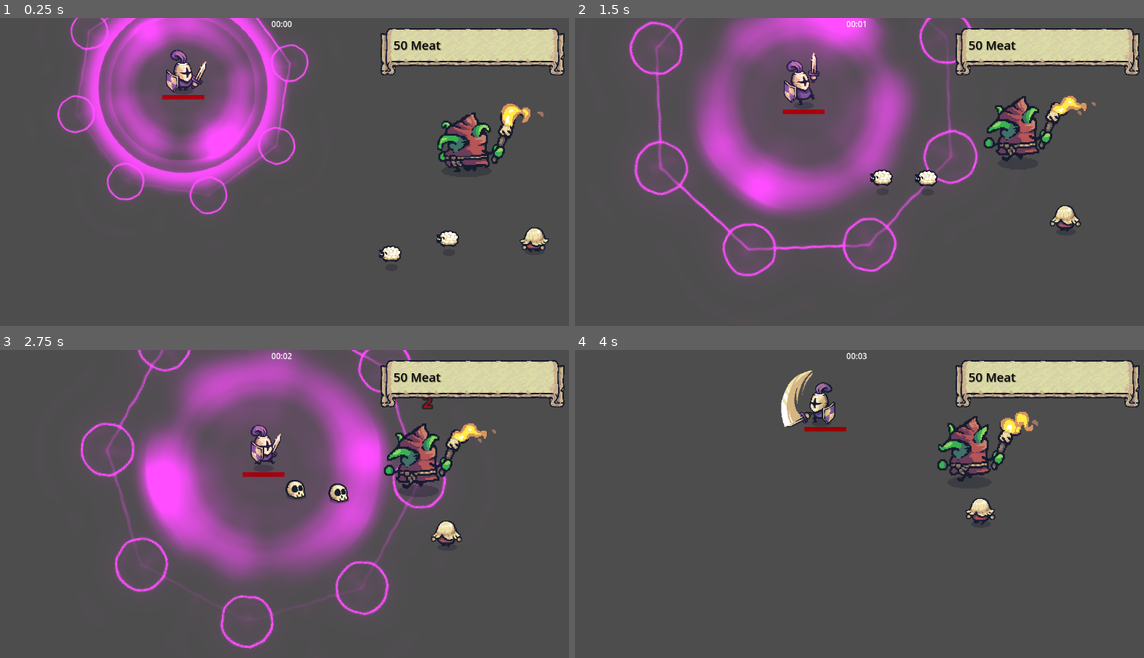
Above: before the commit, frames 1-4 (two rows, left to right).
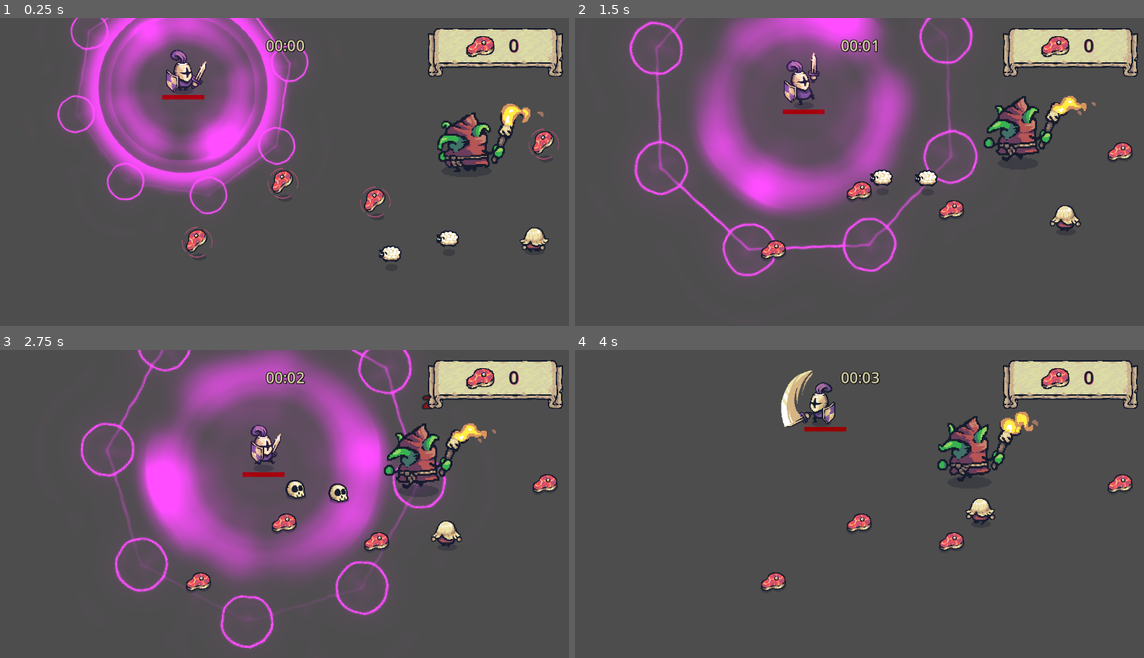
Above: after the commit, the same moments.

Repository: eugeniodomi/Bootcamp-Santander-DIO
Game: Godot game, scene res://test_scenes/test_ui.tscn
Two runs of this game, one before a commit and one after it. Both use one fixed random seed, a clock stepped at 60 frames per second and the inputs below. The project has no main scene, so this scene is started directly.
Inputs (mouse positions are in pixels of both pictures, inside the frame that each line leads up to):
- Up to frame 1 (0.25 s): no input
- Up to frame 2 (1.5 s): move the mouse to (984, 165) at 0.52 s; hold D (move_right) 0.53-1.28 s; click (984, 165) at 0.6 s; move the mouse to (740, 196) at 1.27 s; hold S (move_down) from 1.28 s (still down); click (740, 196) at 1.35 s
- Up to frame 3 (2.75 s): move the mouse to (341, 442) at 2.02 s; release S (move_down) at 2.03 s; hold D (move_right) from 2.03 s (still down); click (341, 442) at 2.1 s
- Up to frame 4 (4 s): move the mouse to (825, 577) at 2.77 s; release D (move_right) at 2.78 s; hold W (move_up) 2.78-3.53 s; click (825, 577) at 2.85 s; move the mouse to (1030, 562) at 3.52 s; hold A (move_left) from 3.53 s (still down); click (1030, 562) at 3.6 s

The runs differ from the first frame. In frame 1, 3.6% of the frame differs, in the area x 31-100%, y 0-78%; in frame 2, 3.5%; in frame 3, 3.5%; in frame 4, 3.4%.

Commit message:
feature: meat_collect
Coleta de itens implementada, marcando a mesma em um box dentro do game (no caso, meat).

Diff:
--- a/UI/game_ui.gd
+++ b/UI/game_ui.gd
@@ -4,7 +4,11 @@
 @onready var meat_label: Label = %MeatLabel
 
 var time_elapsed: float = 0.0
+var meat_counter: int = 0
 
+func _ready():
+	GameManager.player.meat_collected.connect(on_meat_collected)
+	meat_label.text = str(meat_counter)
 
 func _process(delta: float): #timer
 	time_elapsed += delta
@@ -13,3 +17,7 @@
 	var minutes: int = time_elapsed_in_seconds / 60
 
 	timer_label.text = "%02d:%02d" % [minutes, seconds]
+
+func on_meat_collected(regeneration_value:int) -> void:
+	meat_counter += 1
+	meat_label.text = str(meat_counter)
--- a/UI/game_ui.tscn
+++ b/UI/game_ui.tscn
@@ -1,7 +1,24 @@
-[gd_scene load_steps=5 format=3 uid="uid://bjs7e8q57sbfp"]
+[gd_scene load_steps=10 format=3 uid="uid://bjs7e8q57sbfp"]
 
 [ext_resource type="Script" path="res://UI/game_ui.gd" id="1_nn1fv"]
 [ext_resource type="Texture2D" uid="uid://b1ls1yhn3jvgc" path="res://addons/Tiny Swords/UI/Banners/Banner_Horizontal.png" id="1_ow5qo"]
+[ext_resource type="Texture2D" uid="uid://dfsb48hqn8q5m" path="res://addons/Tiny Swords/Resources/Resources/M_Idle_(NoShadow).png" id="3_vfadu"]
+
+[sub_resource type="SystemFont" id="SystemFont_nujur"]
+font_names = PackedStringArray("Comic Sans MS")
+font_weight = 900
+font_stretch = 200
+msdf_pixel_range = 20
+msdf_size = 50
+
+[sub_resource type="LabelSettings" id="LabelSettings_web5v"]
+font = SubResource("SystemFont_nujur")
+font_size = 30
+font_color = Color(0.843137, 0.819608, 0.654902, 1)
+outline_size = 5
+outline_color = Color(0, 0, 0, 1)
+shadow_size = 2
+shadow_color = Color(0, 0, 0, 0.843137)
 
 [sub_resource type="StyleBoxTexture" id="StyleBoxTexture_dgc75"]
 texture = ExtResource("1_ow5qo")
@@ -13,26 +30,43 @@
 axis_stretch_vertical = 2
 region_rect = Rect2(32, 48, 128, 128)
 
+[sub_resource type="SystemFont" id="SystemFont_o5c0d"]
+font_names = PackedStringArray("Comic Sans MS")
+font_weight = 550
+font_stretch = 200
+hinting = 0
+msdf_pixel_range = 26
+
 [sub_resource type="LabelSettings" id="LabelSettings_3jyh4"]
-font_size = 24
-font_color = Color(0.0156863, 0.0156863, 0.0156863, 1)
-shadow_size = 4
-shadow_color = Color(0.215686, 0.215686, 0.215686, 0.235294)
+font = SubResource("SystemFont_o5c0d")
+font_size = 36
+font_color = Color(0.0862745, 0.109804, 0.180392, 1)
+outline_size = 1
+outline_color = Color(0.937255, 0.317647, 0.360784, 1)
+shadow_color = Color(0.705882, 0.313726, 0.462745, 1)
+
+[sub_resource type="AtlasTexture" id="AtlasTexture_wuyub"]
+atlas = ExtResource("3_vfadu")
+region = Rect2(40, 48, 56, 56)
 
 [node name="GameUI" type="CanvasLayer"]
 script = ExtResource("1_nn1fv")
 
 [node name="TimerLabel" type="Label" parent="."]
 unique_name_in_owner = true
-anchors_preset = 5
-anchor_left = 0.5
-anchor_right = 0.5
-offset_left = -45.0
-offset_right = 45.0
-offset_bottom = 23.0
+anchors_preset = -1
+anchor_left = 0.506
+anchor_top = 0.051
+anchor_right = 0.506
+anchor_bottom = 0.051
+offset_left = -44.912
+offset_top = -0.0480003
+offset_right = 45.088
+offset_bottom = 42.952
 grow_horizontal = 2
 text = "08:50
 "
+label_settings = SubResource("LabelSettings_web5v")
 horizontal_alignment = 1
 vertical_alignment = 1
 
@@ -40,27 +74,42 @@
 anchors_preset = 1
 anchor_left = 1.0
 anchor_right = 1.0
-offset_left = -382.0
+offset_left = -288.0
 offset_top = 20.0
-offset_right = -15.0
-offset_bottom = 120.0
+offset_right = -18.0
+offset_bottom = 123.0
 grow_horizontal = 0
 theme_override_styles/panel = SubResource("StyleBoxTexture_dgc75")
 
 [node name="MeatLabel" type="Label" parent="Panel"]
 unique_name_in_owner = true
 layout_mode = 1
-anchors_preset = 8
+anchors_preset = -1
 anchor_left = 0.5
-anchor_top = 0.5
+anchor_top = 0.335
 anchor_right = 0.5
-anchor_bottom = 0.5
-offset_left = -156.5
-offset_top = -33.0
-offset_right = -63.5
-offset_bottom = 1.0
+anchor_bottom = 0.335
+offset_left = -0.5
+offset_top = -25.505
+offset_right = 72.5
+offset_bottom = 25.495
 grow_horizontal = 2
 grow_vertical = 2
-text = "50 Meat
+text = "50
 "
 label_settings = SubResource("LabelSettings_3jyh4")
+horizontal_alignment = 1
+
+[node name="TextureRect" type="TextureRect" parent="Panel"]
+layout_mode = 1
+anchors_preset = -1
+anchor_left = 0.5
+anchor_top = 0.284
+anchor_right = 0.5
+anchor_bottom = 0.284
+offset_left = -61.0
+offset_top = -26.252
+offset_right = 67.0
+offset_bottom = 101.748
+scale = Vector2(0.5, 0.5)
+texture = SubResource("AtlasTexture_wuyub")
--- a/game_manager.gd
+++ b/game_manager.gd
@@ -1,4 +1,6 @@
 extends Node
 #Singleton segurando a posicao do jogador
 #jogdador vai falar para este satelite onde esta e inimigos vao procurar aqui o mesmo
+
+var player: Player #variavel para segurar player
 var player_position: Vector2
--- a/misc/life_regenerator.gd
+++ b/misc/life_regenerator.gd
@@ -11,4 +11,5 @@
 	if body.is_in_group("player"):
 		var player: Player = body
 		player.heal(renegeration_amount)
+		player.meat_collected.emit(renegeration_amount) #emitindo sinal que coletou a carne
 		queue_free()
--- a/player/player.gd
+++ b/player/player.gd
@@ -37,6 +37,11 @@
 var hitbox_cooldown: float = 0.0 #hitbox temporizador
 var ritual_cooldown: float = 0.0
 
+signal meat_collected(value:int) #criando sinal
+
+func _ready():
+	GameManager.player = self #usando gamemaneger como interpolador
+
 func _process(delta: float) -> void:
 	#leitura de onde esta o player
 	GameManager.player_position = position
--- a/test_scenes/test_ui.tscn
+++ b/test_scenes/test_ui.tscn
@@ -1,10 +1,11 @@
-[gd_scene load_steps=6 format=3 uid="uid://cvbaafh7c0h5d"]
+[gd_scene load_steps=7 format=3 uid="uid://cvbaafh7c0h5d"]
 
 [ext_resource type="PackedScene" uid="uid://b78se0ny42bum" path="res://player/player.tscn" id="1_u2hpv"]
 [ext_resource type="PackedScene" uid="uid://bjs7e8q57sbfp" path="res://UI/game_ui.tscn" id="2_amrg4"]
 [ext_resource type="PackedScene" uid="uid://bqvclai281n3a" path="res://enemies/sheep.tscn" id="3_ehln2"]
 [ext_resource type="PackedScene" uid="uid://r6yquxmwbrq5" path="res://enemies/goblin.tscn" id="4_87d6p"]
 [ext_resource type="PackedScene" uid="uid://csd302cyr1w2j" path="res://enemies/pawn.tscn" id="5_nw7fp"]
+[ext_resource type="PackedScene" uid="uid://capmuqqm78hle" path="res://misc/meat.tscn" id="6_7ade8"]
 
 [node name="TestUi" type="Node2D"]
 
@@ -24,3 +25,15 @@
 
 [node name="Pawn" parent="." instance=ExtResource("5_nw7fp")]
 position = Vector2(1093, 448)
+
+[node name="Meat" parent="." instance=ExtResource("6_7ade8")]
+position = Vector2(577, 365)
+
+[node name="Meat2" parent="." instance=ExtResource("6_7ade8")]
+position = Vector2(407, 482)
+
+[node name="Meat3" parent="." instance=ExtResource("6_7ade8")]
+position = Vector2(760, 402)
+
+[node name="Meat4" parent="." instance=ExtResource("6_7ade8")]
+position = Vector2(1094, 287)
